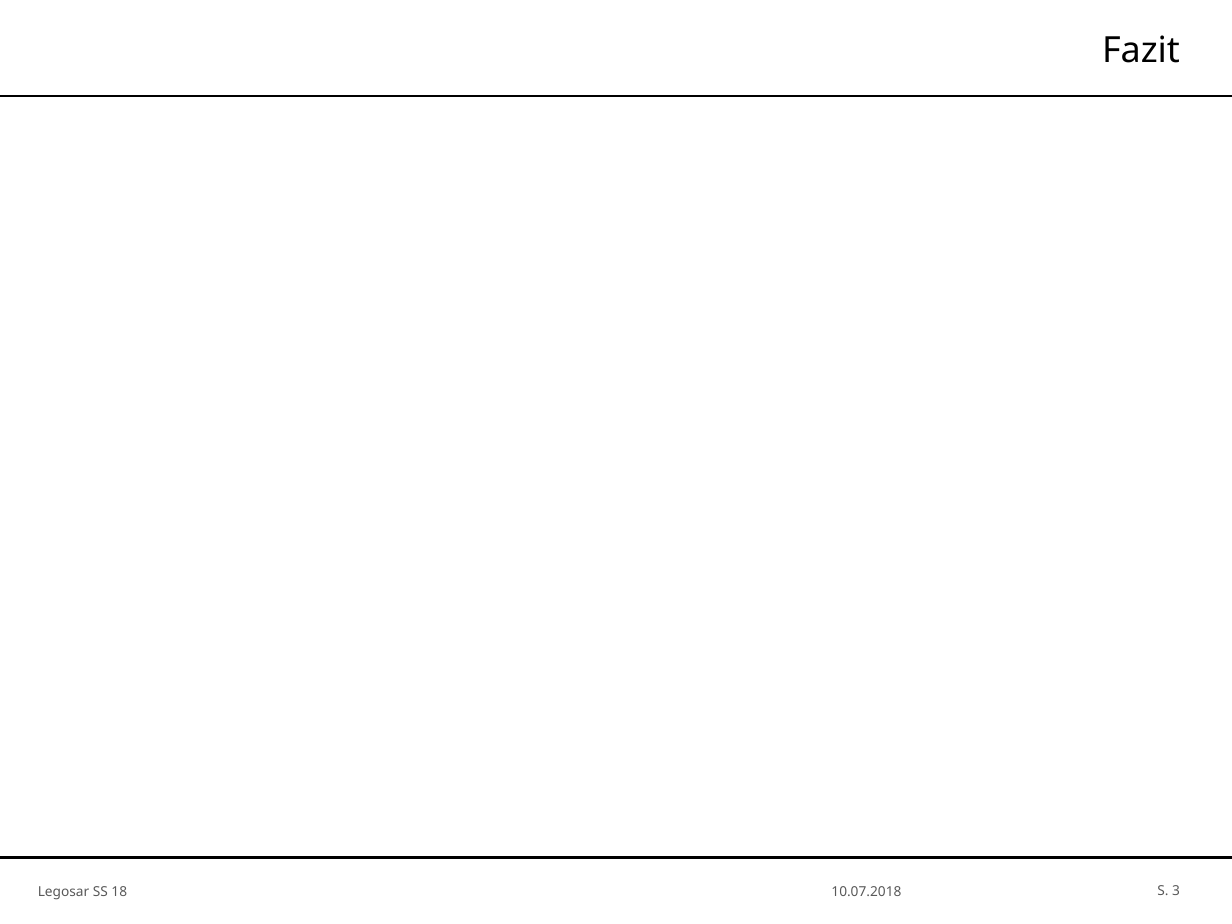
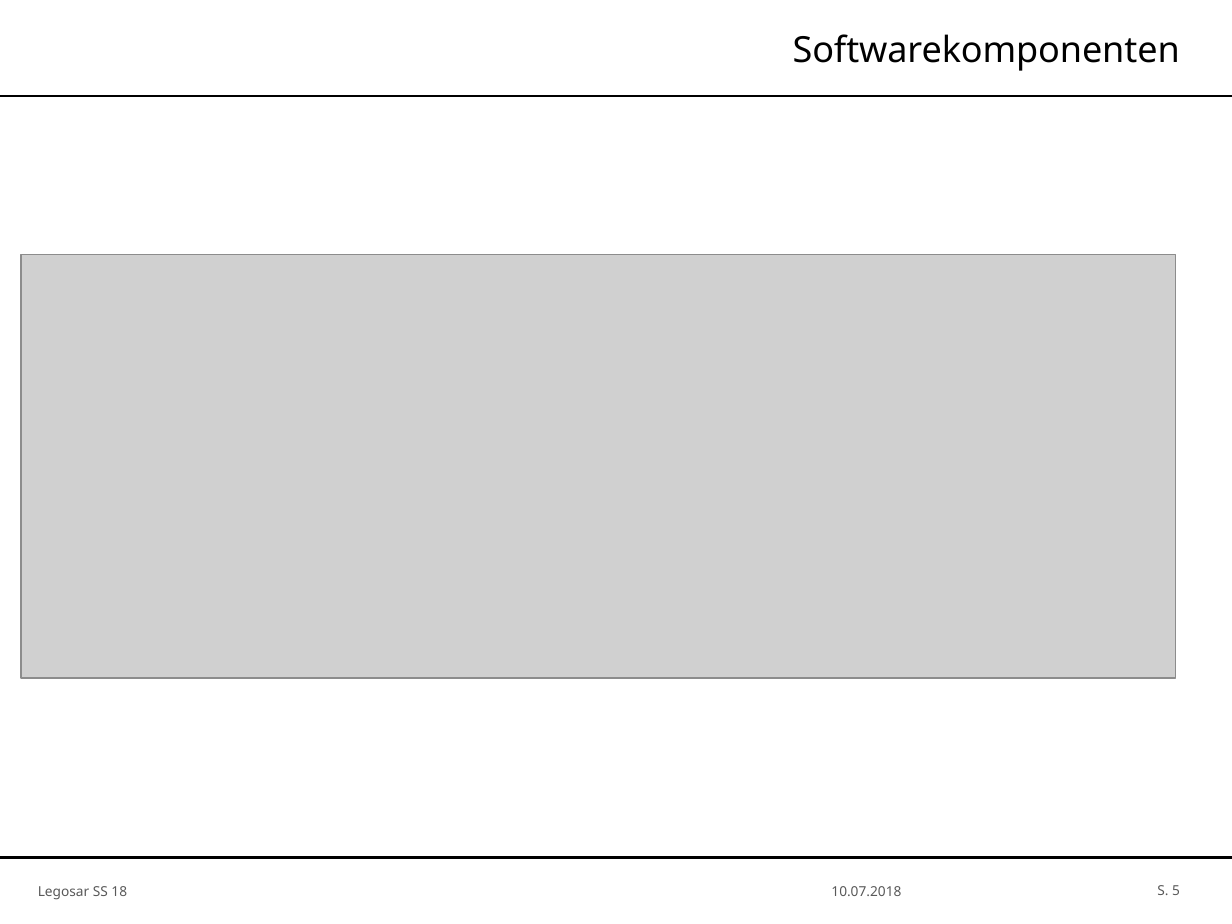
Before and after one commit to SimH1993/OTHR_AUTOSARSS18, a slide deck: slide 5 of Präsentation/Legosar_Master.pptx (slide 3 before the commit). Drawn at 1232x924 pixels with LibreOffice and Linux fonts; fonts in the diff are those of the drawing; grey boxes stand for pictures; background and template pictures are left out. Boxes give left, top, right and bottom in pixels: in the first picture for what was removed or moved away, otherwise in the second. Text is boxed around its words. In the diff, an @@ line names an element or a change of style, - is before the commit and + after.

```diff
--- a/Präsentation/Legosar_Master.pptx
+++ b/Präsentation/Legosar_Master.pptx
@@ title at (793,34,1180,71): text changed @@
-Fazit
+Softwarekomponenten
@@ picture added at (21,255,1176,678) @@
@@ page number at (1157,885,1180,895): text changed @@
-S. 3
+S. 5
```
Also in this commit, not shown: 1 other slide changed, 26 slides added.
